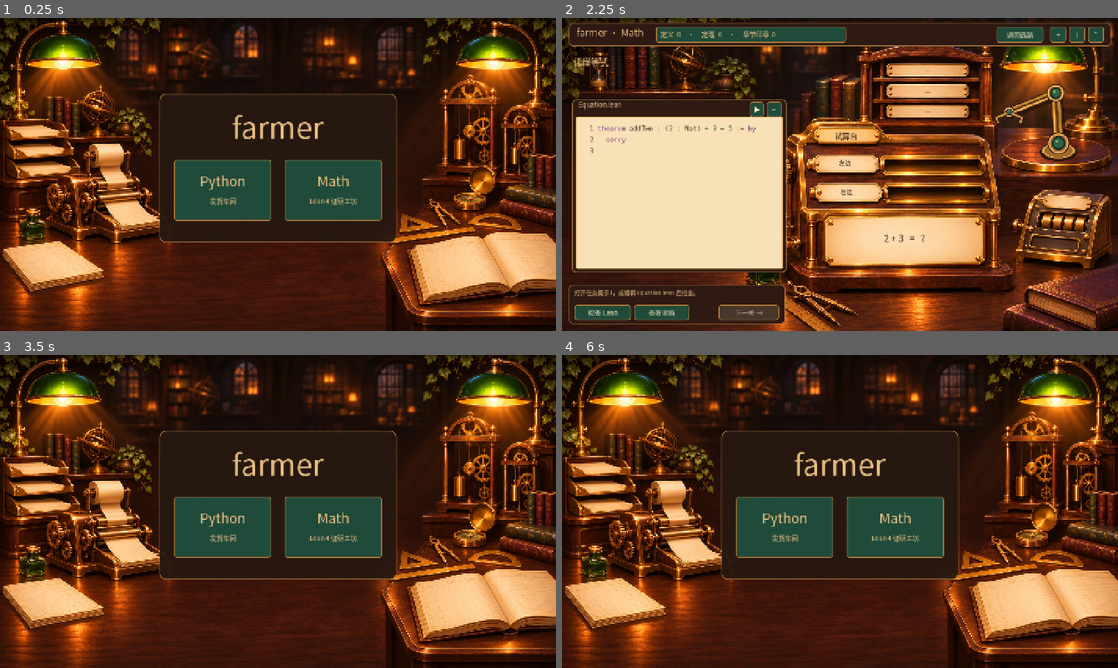
Above: before the commit, frames 1-4 (two rows, left to right).
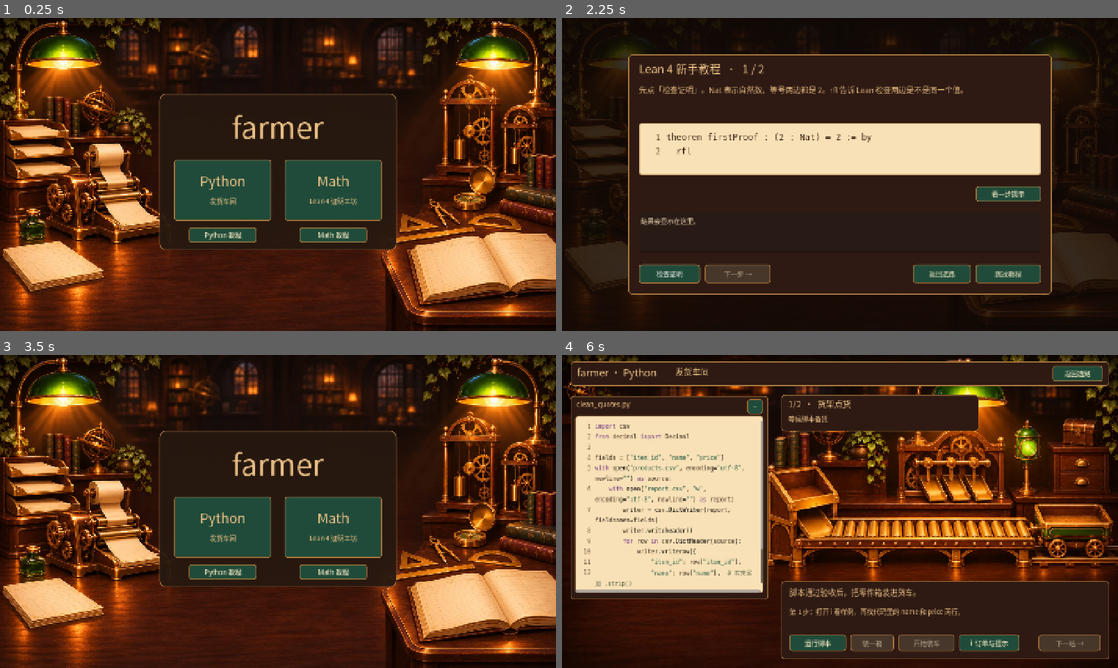
Above: after the commit, the same moments.

Repository: watch-if/Knowledge-Farmer
Game: Godot game, scene res://menu.tscn
The game is run twice, just before and just after one commit, with the same random seed, the same clock (stepped at 60 frames per second) and the same inputs.
Inputs (mouse positions are in pixels of both pictures, inside the frame that each line leads up to):
- Up to frame 1 (0.25 s): no input
- Up to frame 2 (2.25 s): click "Python" at 0.5 s; click "返回选路" at 1.25 s; click "Math" at 2 s
- Up to frame 3 (3.5 s): click "返回选路" at 2.75 s
- Up to frame 4 (6 s): click (784, 570) at 3.5 s, where only the run after the commit has a clickable "Python 教程"; click (1006, 530) at 4.25 s, where only the run after the commit has a clickable "看一步提示"; click (667, 611) at 5 s, where only the run after the commit has a clickable "运行示例"; click (1006, 611) at 5.75 s, where only the run after the commit has a clickable "跳过教程"

The runs differ from the first frame. In frame 1, 1.6% of the frame differs, in the area x 28-72%, y 66-74%; in frame 2, 72%, in the area x 0-100%, y 0-100%; in frame 3, 1.6%; in frame 4, 70%.

Commit message:
Teach first steps and auto-publish Windows prereleases

Diff:
--- a/src/farmer_menu.gd
+++ b/src/farmer_menu.gd
@@ -3,15 +3,22 @@
 const Style = preload("res://src/workshop_style.gd")
 const MathWorkshop = preload("res://main.tscn")
 const PythonWorkshop = preload("res://src/python_workshop.gd")
+const Tutorial = preload("res://src/route_tutorial.gd")
+const TUTORIAL_SAVE := "user://route_tutorials.cfg"
 
 var route_menu: Control
 var math_button: Button
 var python_button: Button
+var python_tutorial_button: Button
+var math_tutorial_button: Button
+var tutorial: Control
+var tutorial_progress := ConfigFile.new()
 var active_workshop: Control
 var active_route := ""
 
 func _ready() -> void:
 	theme = Style.make()
+	tutorial_progress.load(TUTORIAL_SAVE)
 	route_menu = Control.new()
 	route_menu.set_anchors_and_offsets_preset(Control.PRESET_FULL_RECT)
 	add_child(route_menu)
@@ -25,7 +32,7 @@
 
 	var plaque := Panel.new()
 	plaque.position = Vector2(413, 196)
-	plaque.size = Vector2(614, 385)
+	plaque.size = Vector2(614, 405)
 	plaque.add_theme_stylebox_override("panel", Style.box(Color("#261810ee"), Color("#aa743f"), 15, 0))
 	route_menu.add_child(plaque)
 
@@ -39,6 +46,8 @@
 
 	python_button = _route_button(plaque, "Python", "发货车间", Vector2(38, 171), "python")
 	math_button = _route_button(plaque, "Math", "Lean 4 证明工坊", Vector2(324, 171), "math")
+	python_tutorial_button = _tutorial_button(plaque, "Python 教程", Vector2(77, 346), "python")
+	math_tutorial_button = _tutorial_button(plaque, "Math 教程", Vector2(363, 346), "math")
 	python_button.grab_focus()
 
 func _route_button(panel: Panel, name: String, description: String, at: Vector2, route: String) -> Button:
@@ -65,8 +74,52 @@
 	button.add_child(caption)
 	return button
 
+func _tutorial_button(panel: Panel, caption: String, at: Vector2, route: String) -> Button:
+	var button := Button.new()
+	button.text = caption
+	button.position = at
+	button.size = Vector2(174, 36)
+	button.pressed.connect(_show_tutorial.bind(route))
+	panel.add_child(button)
+	return button
+
 func _enter(route: String) -> void:
-	if not active_route.is_empty():
+	if tutorial_progress.get_value("seen", route, false):
+		_open_workshop(route)
+	else:
+		_show_tutorial(route)
+
+func _show_tutorial(route: String) -> void:
+	if tutorial != null or not active_route.is_empty():
+		return
+	for button in [python_button, math_button, python_tutorial_button, math_tutorial_button]:
+		button.disabled = true
+	tutorial = Tutorial.new()
+	tutorial.route = route
+	tutorial.enter_workshop.connect(_finish_tutorial.bind(route))
+	tutorial.return_to_menu.connect(_close_tutorial.bind(route))
+	add_child(tutorial)
+	tutorial.set_anchors_and_offsets_preset(Control.PRESET_FULL_RECT)
+
+func _finish_tutorial(route: String) -> void:
+	tutorial_progress.set_value("seen", route, true)
+	tutorial_progress.save(TUTORIAL_SAVE)
+	_close_tutorial(route)
+	_open_workshop(route)
+
+func _close_tutorial(route: String) -> void:
+	if tutorial == null:
+		return
+	tutorial.hide()
+	tutorial.queue_free()
+	tutorial = null
+	for button in [python_button, math_button, python_tutorial_button, math_tutorial_button]:
+		button.disabled = false
+	var focus := math_button if route == "math" else python_button
+	focus.grab_focus()
+
+func _open_workshop(route: String) -> void:
+	if tutorial != null or not active_route.is_empty():
 		return
 	route_menu.hide()
 	active_route = route
--- a/src/python_course.gd
+++ b/src/python_course.gd
@@ -8,9 +8,9 @@
 		"goal": "货架到了两批零件。用 products.csv 生成装车清单。箱名去掉两端空格，价格保留两位小数，保存到 report.csv。",
 		"sample": "输入 products.csv\nitem_id,name,price\nA12,  Brass Nut  ,2.5\n\n期望 report.csv\nitem_id,name,price\nA12,Brass Nut,2.50",
 		"hints": [
-			"DictReader 把每一行读成字典。先用 strip() 清理名称。",
-			"Decimal(row['price']) 可以读取十进制金额，再用 format(金额, '.2f') 格式化。",
-			"在循环中调用 writer.writerow，把 item_id、清理后的 name 和格式化 price 写成一行。",
+			"在第一关里，row 是一条报价，row['name'] 取出商品名。在这一项末尾加 .strip()，去掉名字两端的空格。",
+			"找到 price 这一项。Decimal(row['price']) 读取金额，format(金额, '.2f') 把它变成例如 2.50 的文字。",
+			"保留 item_id。name 改成 row['name'].strip()，price 改成 format(Decimal(row['price']), '.2f')。这两项仍要写在 writer.writerow 的花括号里。",
 		],
 		"starter": """import csv
 from decimal import Decimal
@@ -21,8 +21,11 @@
         writer = csv.DictWriter(report, fieldnames=fields)
         writer.writeheader()
         for row in csv.DictReader(source):
-            # TODO: 清理这行的名称和价格，然后写入报表。
-            pass
+            writer.writerow({
+                "item_id": row["item_id"],
+                "name": row["name"],  # 在末尾加 .strip()
+                "price": row["price"],  # 把价格变成两位小数
+            })
 """,
 		"solution": """import csv
 from decimal import Decimal
--- a/src/python_runner.gd
+++ b/src/python_runner.gd
@@ -10,7 +10,22 @@
 		return bundled
 	return "python" if windows else "python3"
 
+static func check_warmup(source: String, step: int) -> Dictionary:
+	var lesson_id := "warmup_print" if step == 0 else "warmup_edit"
+	return _run_grader(source, {"id": lesson_id, "file": "warmup.py"})
+
 static func check(source: String, lesson: Dictionary) -> Dictionary:
+	var result := _run_grader(source, lesson)
+	if not result.ok:
+		return result
+	var message: String = result.output
+	var separator := message.rfind("\n")
+	var boxes: Variant = JSON.parse_string(message.substr(separator + 1))
+	if not boxes is Array or boxes.is_empty():
+		return {"ok": false, "output": "脚本通过，但工坊没有收到发货清单。"}
+	return {"ok": true, "output": message.substr(0, separator).strip_edges(), "boxes": boxes}
+
+static func _run_grader(source: String, lesson: Dictionary) -> Dictionary:
 	var path := ProjectSettings.globalize_path("user://python_runtime/%d" % OS.get_process_id())
 	if DirAccess.make_dir_recursive_absolute(path) != OK:
 		return {"ok": false, "output": "无法建立本地 Python 工作目录。"}
@@ -24,13 +39,7 @@
 	if status == -1:
 		return {"ok": false, "output": "无法启动 Python。请安装 Python 3，或设置 FARMER_PYTHON。"}
 	var message := String(output[0]).strip_edges() if not output.is_empty() else ""
-	if status != 0:
-		return {"ok": false, "output": message}
-	var separator := message.rfind("\n")
-	var boxes: Variant = JSON.parse_string(message.substr(separator + 1))
-	if not boxes is Array or boxes.is_empty():
-		return {"ok": false, "output": "脚本通过，但工坊没有收到发货清单。"}
-	return {"ok": true, "output": message.substr(0, separator).strip_edges(), "boxes": boxes}
+	return {"ok": status == 0, "output": message}
 
 static func _write(path: String, value: String) -> bool:
 	var file := FileAccess.open(path, FileAccess.WRITE)
--- a/src/python_workshop.gd
+++ b/src/python_workshop.gd
@@ -172,7 +172,7 @@
 	hint_page = -1
 	hint.text = ""
 	status.text = "脚本通过验收后，把零件箱装进货车。"
-	cargo.text = "现在可以编辑脚本，或打开订单看货箱要求。"
+	cargo.text = "第 1 步：打开 i 看样例，再找代码里的 name 和 price 两行。" if stage == 0 and not completed.has(0) else "打开 i 看订单，或修改脚本后运行。"
 	_clear_freight()
 	_update_controls()
 	_show_editor()
--- /dev/null
+++ b/src/route_tutorial.gd
@@ -0,0 +1,184 @@
+extends Control
+
+signal enter_workshop
+signal return_to_menu
+
+const Style = preload("res://src/workshop_style.gd")
+const PythonRunner = preload("res://src/python_runner.gd")
+const LeanChecker = preload("res://src/lean_checker.gd")
+
+var route := "python"
+var step := 0
+var worker: Thread
+var editor: CodeEdit
+var run_button: Button
+var advance_button: Button
+var return_button: Button
+var skip_button: Button
+var heading: Label
+var instructions: Label
+var result_view: TextEdit
+var last_pass := false
+var solution_hint: Label
+
+func _ready() -> void:
+	theme = Style.make()
+	var shade := ColorRect.new()
+	shade.color = Color(0.06, 0.035, 0.02, 0.84)
+	_place(shade, Rect2(0, 0, 1440, 810), self)
+	var panel := Panel.new()
+	_place(panel, Rect2(172, 94, 1096, 622), self)
+	heading = _label("", Rect2(28, 15, 1020, 50), 29, panel)
+	instructions = _label("", Rect2(28, 76, 1021, 92), 20, panel)
+
+	editor = CodeEdit.new()
+	editor.text = 'print("准备装车")' if route == "python" else "theorem firstProof : (2 : Nat) = 2 := by\n  rfl"
+	editor.gutters_draw_line_numbers = true
+	editor.indent_size = 2
+	editor.indent_use_spaces = true
+	editor.add_theme_color_override("font_color", Color("#3d2817"))
+	editor.add_theme_color_override("caret_color", Color("#3d2817"))
+	editor.add_theme_color_override("current_line_color", Color("#e9cb96"))
+	editor.add_theme_color_override("line_number_color", Color("#6a4c32"))
+	editor.add_theme_font_size_override("font_size", 22)
+	editor.add_theme_stylebox_override("normal", Style.box(Color("#f8e1b6"), Color("#b7834e"), 6, 16))
+	editor.add_theme_stylebox_override("focus", Style.box(Color.TRANSPARENT, Color("#dfa158"), 6, 16))
+	var code_font := SystemFont.new()
+	code_font.font_names = ["Consolas", "DejaVu Sans Mono"]
+	code_font.fallbacks = [theme.default_font]
+	editor.add_theme_font_override("font", code_font)
+	_place(editor, Rect2(28, 178, 1040, 135), panel)
+	editor.text_changed.connect(_edited)
+
+	solution_hint = _label("", Rect2(28, 328, 834, 70), 17, panel)
+	_button("看一步提示", Rect2(900, 341, 168, 40), _show_hint, panel)
+	result_view = TextEdit.new()
+	result_view.editable = false
+	result_view.wrap_mode = TextEdit.LINE_WRAPPING_BOUNDARY
+	result_view.add_theme_color_override("font_readonly_color", Color("#efd9b3"))
+	result_view.add_theme_font_size_override("font_size", 17)
+	_place(result_view, Rect2(28, 410, 1040, 103), panel)
+
+	run_button = _button("运行示例", Rect2(28, 544, 157, 48), _run, panel)
+	advance_button = _button("下一步 →", Rect2(198, 544, 171, 48), _advance, panel)
+	return_button = _button("返回选路", Rect2(737, 544, 150, 48), _return, panel)
+	skip_button = _button("跳过教程", Rect2(899, 544, 169, 48), _enter, panel)
+	_refresh()
+	run_button.grab_focus()
+	set_process(false)
+
+func _place(node: Control, bounds: Rect2, host: Control) -> void:
+	host.add_child(node)
+	node.position = bounds.position
+	node.size = bounds.size
+
+func _label(value: String, bounds: Rect2, pixels: int, host: Control) -> Label:
+	var label := Label.new()
+	label.text = value
+	label.autowrap_mode = TextServer.AUTOWRAP_WORD_SMART
+	label.add_theme_font_size_override("font_size", pixels)
+	_place(label, bounds, host)
+	return label
+
+func _button(value: String, bounds: Rect2, action: Callable, host: Control) -> Button:
+	var button := Button.new()
+	button.text = value
+	button.pressed.connect(action)
+	_place(button, bounds, host)
+	return button
+
+func _refresh() -> void:
+	var route_name := "Python" if route == "python" else "Lean 4"
+	heading.text = "%s 新手教程  ·  %d / 2" % [route_name, step + 1]
+	if route == "python":
+		instructions.text = ("先点「运行示例」。print 会把引号里的文字显示在下面。" if step == 0 else
+			"把引号里的「准备装车」改成「开始备货」，保留引号和括号。然后再点「运行示例」。")
+	else:
+		instructions.text = ("先点「检查证明」。Nat 表示自然数，等号两边都是 2。rfl 告诉 Lean 检查两边是不是同一个值。" if step == 0 else
+			"把第一行等号两边的 2 都改成 3，第二行的 rfl 留着。然后再点「检查证明」。")
+	run_button.text = "运行示例" if route == "python" else "检查证明"
+	advance_button.text = "下一步 →" if step == 0 else "进入工坊 →"
+	solution_hint.text = ""
+	result_view.text = "结果会显示在这里。"
+	_update_controls()
+
+func _show_hint() -> void:
+	if route == "python":
+		solution_hint.text = ('现在可以直接运行 print("准备装车")。' if step == 0 else
+			'改完的整行是 print("开始备货")。')
+	else:
+		solution_hint.text = ("保持两行原样。第二行的 rfl 前留两个空格。" if step == 0 else
+			"第一行应是 theorem firstProof : (3 : Nat) = 3 := by。下面仍然是缩进的 rfl。")
+
+func _updated_result(result: Dictionary) -> void:
+	last_pass = result.ok
+	result_view.text = result.output
+	_update_controls()
+
+func _edited() -> void:
+	if last_pass:
+		last_pass = false
+		result_view.text = "代码已变更，请再检查一次。"
+		_update_controls()
+
+func _update_controls() -> void:
+	var busy := worker != null
+	editor.editable = not busy
+	run_button.disabled = busy
+	advance_button.disabled = busy or not last_pass
+	skip_button.disabled = busy
+	return_button.disabled = busy
+
+func _run() -> void:
+	if worker != null:
+		return
+	last_pass = false
+	var pending := Thread.new()
+	if pending.start(_check.bind(route, editor.text, step)) != OK:
+		_updated_result({"ok": false, "output": "暂时无法启动检查。"})
+		return
+	worker = pending
+	result_view.text = "检查中…"
+	_update_controls()
+	set_process(true)
+
+static func _check(language: String, source: String, current_step: int) -> Dictionary:
+	if language == "python":
+		return PythonRunner.check_warmup(source, current_step)
+	var value := current_step + 2
+	var contract := "theorem zetaVerified : (%d : Nat) = %d := firstProof" % [value, value]
+	var result := LeanChecker.check(LeanChecker.tool(), source, {"contract": contract}, {})
+	if result.ok:
+		result.output = "Lean 已确认：%d = %d。可以继续。" % [value, value]
+	return result
+
+func _process(_delta: float) -> void:
+	if worker.is_alive():
+		return
+	var result: Dictionary = worker.wait_to_finish()
+	worker = null
+	set_process(false)
+	_updated_result(result)
+
+func _advance() -> void:
+	if not last_pass or worker != null:
+		return
+	if step == 1:
+		_enter()
+		return
+	step = 1
+	last_pass = false
+	_refresh()
+	editor.grab_focus()
+
+func _enter() -> void:
+	if worker == null:
+		enter_workshop.emit()
+
+func _return() -> void:
+	if worker == null:
+		return_to_menu.emit()
+
+func _notification(what: int) -> void:
+	if what == NOTIFICATION_PREDELETE and worker != null and worker.is_started():
+		worker.wait_to_finish()
--- a/src/workshop.gd
+++ b/src/workshop.gd
@@ -150,7 +150,10 @@
 	if current_file.is_empty():
 		current_file = file
 	screen_goal.text = lesson.title
-	current_status("打开任务提示 i，或编辑 %s.lean 后检查。" % file)
+	if stage == 0 and not archives.has(file):
+		current_status("第 1 步：把第二行的 sorry 改成 rfl，再点「检查 Lean」。")
+	else:
+		current_status("打开任务提示 i，或编辑 %s.lean 后检查。" % file)
 	_update_progress()
 	_render_files()
 	_prepare_machine()
@@ -285,7 +288,7 @@
 	panel.move_to_front()
 
 func _remember_caret(filename: String, editor: CodeEdit) -> void:
-	if editors.get(filename) != editor:
+	if editors.get(filename) != editor or not save_timer.is_inside_tree():
 		return
 	carets[filename] = Vector2i(editor.get_caret_line(), editor.get_caret_column())
 	save_timer.start()
--- a/tests/farmer_routes.gd
+++ b/tests/farmer_routes.gd
@@ -20,7 +20,9 @@
 		await _capture("farmer-start.png")
 	_expect(menu.math_button.visible and menu.python_button.visible, "Both route buttons are visible")
 	menu.python_button.pressed.emit()
-	_expect(menu.active_route == "python", "Python button opens the Python workbench")
+	_expect(menu.tutorial != null and menu.active_workshop == null, "Fresh Python entry starts the beginner tutorial")
+	await _complete_tutorial(menu.tutorial, "python")
+	_expect(menu.active_route == "python", "Completing the tutorial opens the Python workbench")
 	var track = menu.active_workshop
 	track.check_button.pressed.emit()
 	await _wait_for_check(track)
@@ -35,7 +37,11 @@
 	var second_case: Dictionary = PythonRunner.check(canned, PythonCourse.LESSONS[0])
 	_expect(not second_case.ok and second_case.output.contains("2/2"), "Result hardcoded for one dataset fails the second")
 	for index in PythonCourse.LESSONS.size():
-		track.editor.text = PythonCourse.LESSONS[index].solution
+		if index == 0:
+			track.editor.text = track.editor.text.replace('"name": row["name"],', '"name": row["name"].strip(),')
+			track.editor.text = track.editor.text.replace('"price": row["price"],', '"price": format(Decimal(row["price"]), ".2f"),')
+		else:
+			track.editor.text = PythonCourse.LESSONS[index].solution
 		track.check_button.pressed.emit()
 		await _wait_for_check(track)
 		_expect(not track.completed.has(index) and not track.ship_button.disabled, "Accepted script loads a shipment before clearing the level")
@@ -58,16 +64,47 @@
 	track.home_button.pressed.emit()
 	_expect(menu.active_route.is_empty(), "Python workbench returns to menu")
 	menu.math_button.pressed.emit()
+	_expect(menu.tutorial != null, "Fresh Math entry starts a distinct Lean tutorial")
+	await _complete_tutorial(menu.tutorial, "math")
 	_expect(menu.active_route == "math" and menu.active_workshop.editors.has("Equation"), "Math opens the existing Lean editor")
 	menu.active_workshop.return_button.pressed.emit()
 	_expect(menu.active_route.is_empty(), "Math workbench returns to menu")
 	menu.python_button.pressed.emit()
+	_expect(menu.tutorial == null, "Returning players can go directly to the workshop")
 	track = menu.active_workshop
 	_expect(track.stage == 1 and track.completed.size() == 2, "Python progress survives switching tracks")
 	_expect(track.editor.text == PythonCourse.LESSONS[1].solution, "Python source draft is restored")
+	track.home_button.pressed.emit()
+	menu.python_tutorial_button.pressed.emit()
+	_expect(menu.tutorial != null and menu.tutorial.step == 0, "Tutorial can be reopened from the menu")
+	menu.tutorial.return_button.pressed.emit()
+	_expect(menu.tutorial == null and menu.active_workshop == null, "Cancel returns to route selection")
+	change_scene_to_packed(Menu)
+	await scene_changed
+	menu = current_scene
+	menu.math_button.pressed.emit()
+	_expect(menu.active_route == "math" and menu.tutorial == null, "Completed tutorial stays dismissed after reloading the menu")
 	if failures == 0:
 		print("%d farmer route checks passed" % checks)
 	quit(0 if failures == 0 else 1)
+
+func _complete_tutorial(guide: Control, route: String) -> void:
+	_expect(guide.advance_button.disabled, "Tutorial waits for a real check")
+	if OS.has_environment("FARMER_CAPTURE"):
+		await _capture("farmer-tutorial-" + route + ".png")
+	guide.run_button.pressed.emit()
+	await _wait_for_check(guide)
+	_expect(not guide.advance_button.disabled, "Prefilled example runs in the real runtime")
+	guide.advance_button.pressed.emit()
+	_expect(guide.step == 1 and guide.advance_button.disabled, "Second step requires another check")
+	guide.run_button.pressed.emit()
+	await _wait_for_check(guide)
+	_expect(guide.advance_button.disabled, "Unchanged program does not pass the edit step")
+	guide.editor.text = 'print("开始备货")' if route == "python" else "theorem firstProof : (3 : Nat) = 3 := by\n  rfl"
+	guide.run_button.pressed.emit()
+	await _wait_for_check(guide)
+	_expect(not guide.advance_button.disabled, "Changing one part passes the tutorial")
+	guide.advance_button.pressed.emit()
 
 func _capture(filename: String) -> void:
 	await RenderingServer.frame_post_draw
Binary file changed: assets/workshop-sc.otf
Not shown, added: src/route_tutorial.gd.uid
Not shown, added: AGENTS.md
Not shown, changed: docs/FARMER.md
